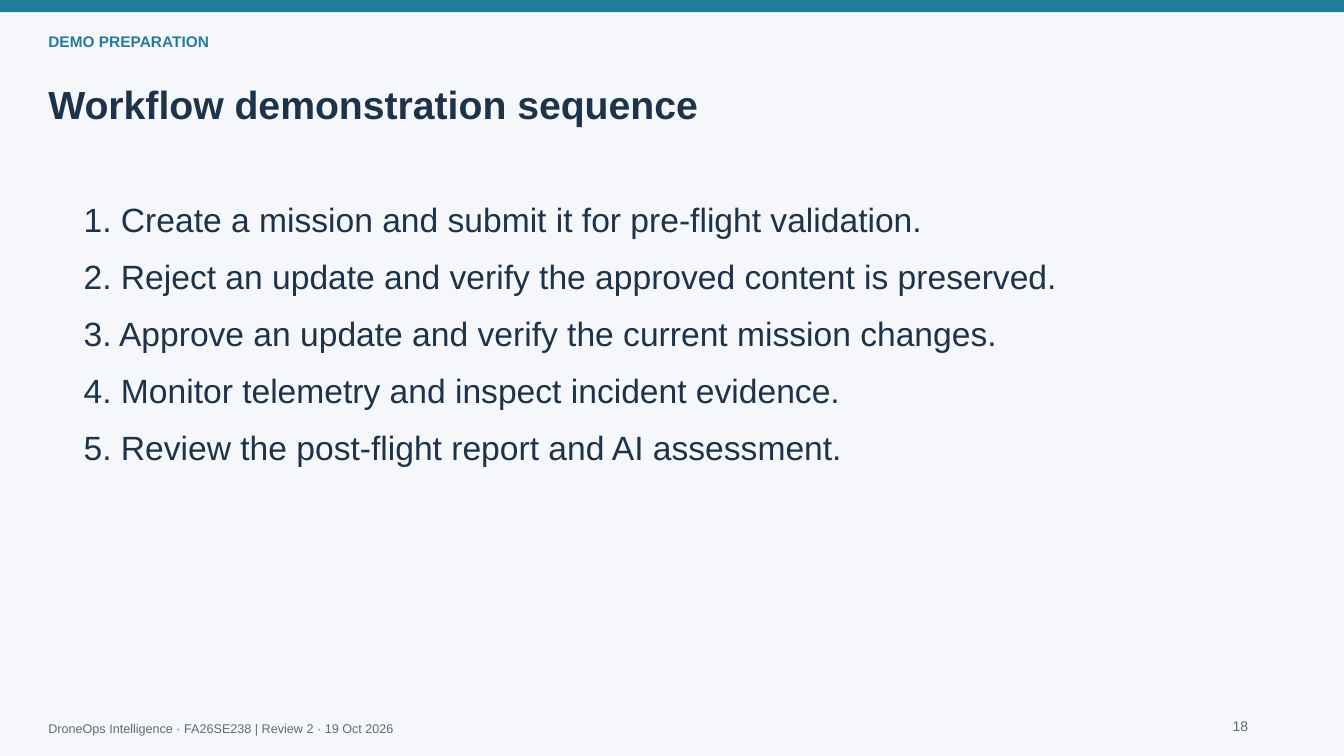
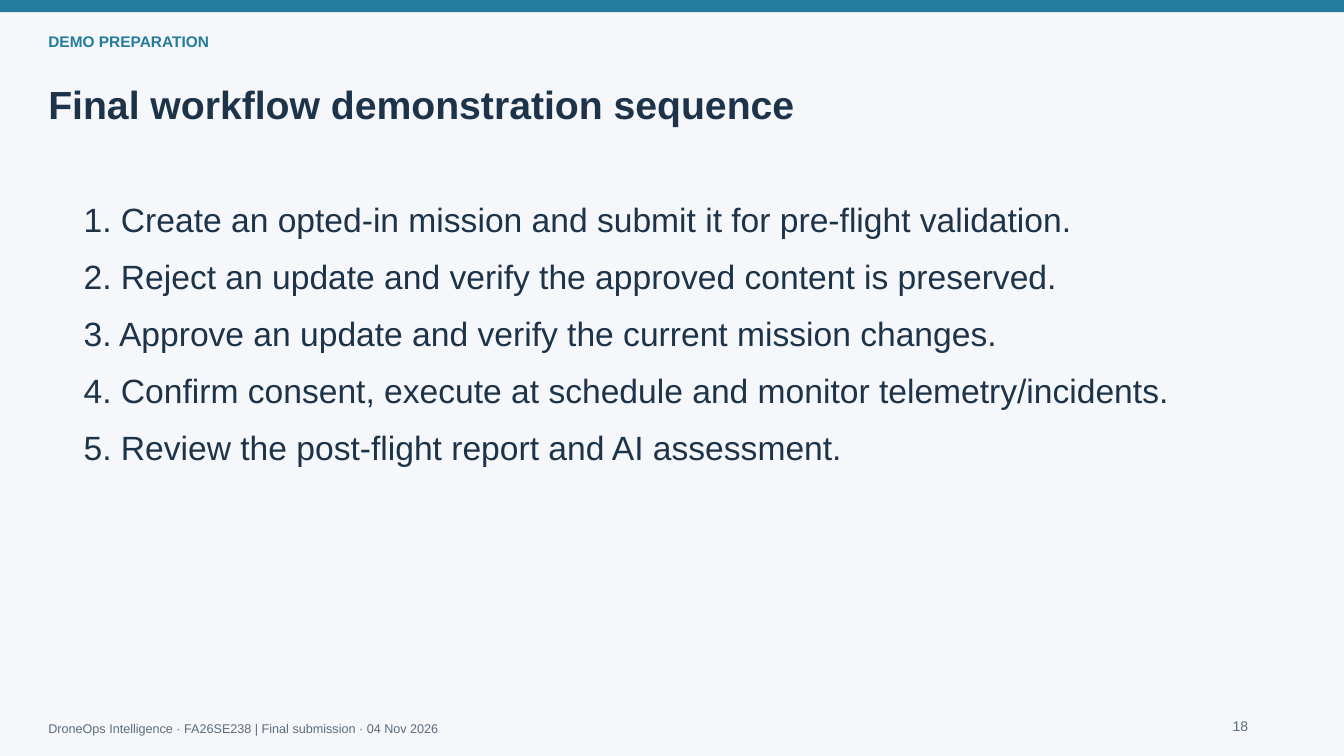
Before and after one commit to alexLe2802/DroneOps-Intelligence-, a slide deck: slide 18 of docs/slides/DroneOps_Review2.pptx. Drawn at 1344x756 pixels with LibreOffice and Linux fonts; fonts in the diff are those of the drawing. Boxes give left, top, right and bottom in pixels: in the first picture for what was removed or moved away, otherwise in the second. Text is boxed around its words. In the diff, an @@ line names an element or a change of style, - is before the commit and + after.

```diff
--- a/docs/slides/DroneOps_Review2.pptx
+++ b/docs/slides/DroneOps_Review2.pptx
@@ text at box(48, 90, 795, 127): text changed @@
-Workflow demonstration sequence
+Final workflow demonstration sequence
@@ text at box(84, 207, 1071, 239): text changed @@
-1. Create a mission and submit it for pre-flight validation.
+1. Create an opted-in mission and submit it for pre-flight validation.
@@ text at box(84, 378, 1168, 410): text changed @@
-4. Monitor telemetry and inspect incident evidence.
+4. Confirm consent, execute at schedule and monitor telemetry/incidents.
@@ text at box(48, 724, 438, 736): text changed @@
-DroneOps Intelligence · FA26SE238 | Review 2 · 19 Oct 2026
+DroneOps Intelligence · FA26SE238 | Final submission · 04 Nov 2026
```
Also in this commit, not shown: 19 other slides changed, 2 slides added, 35 other files.
